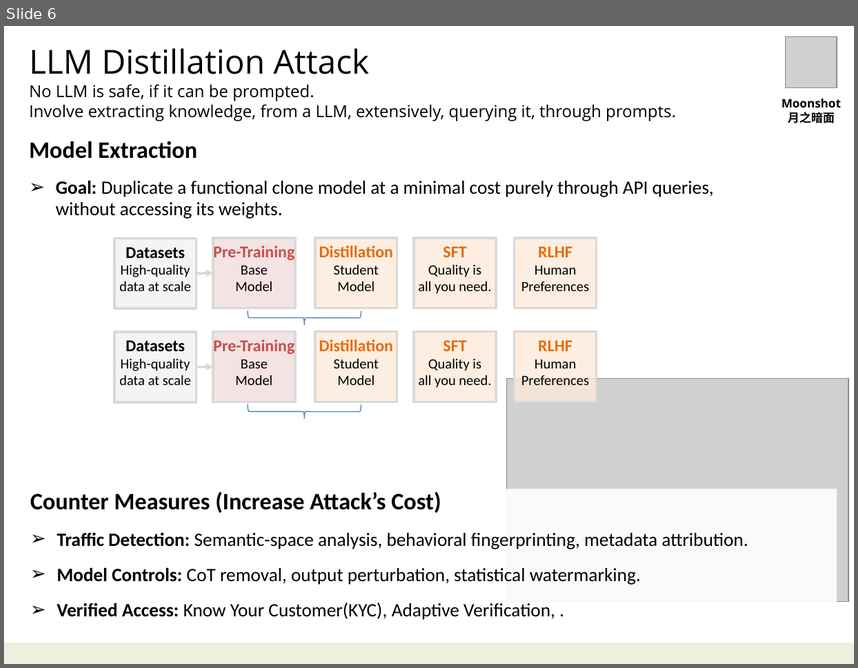
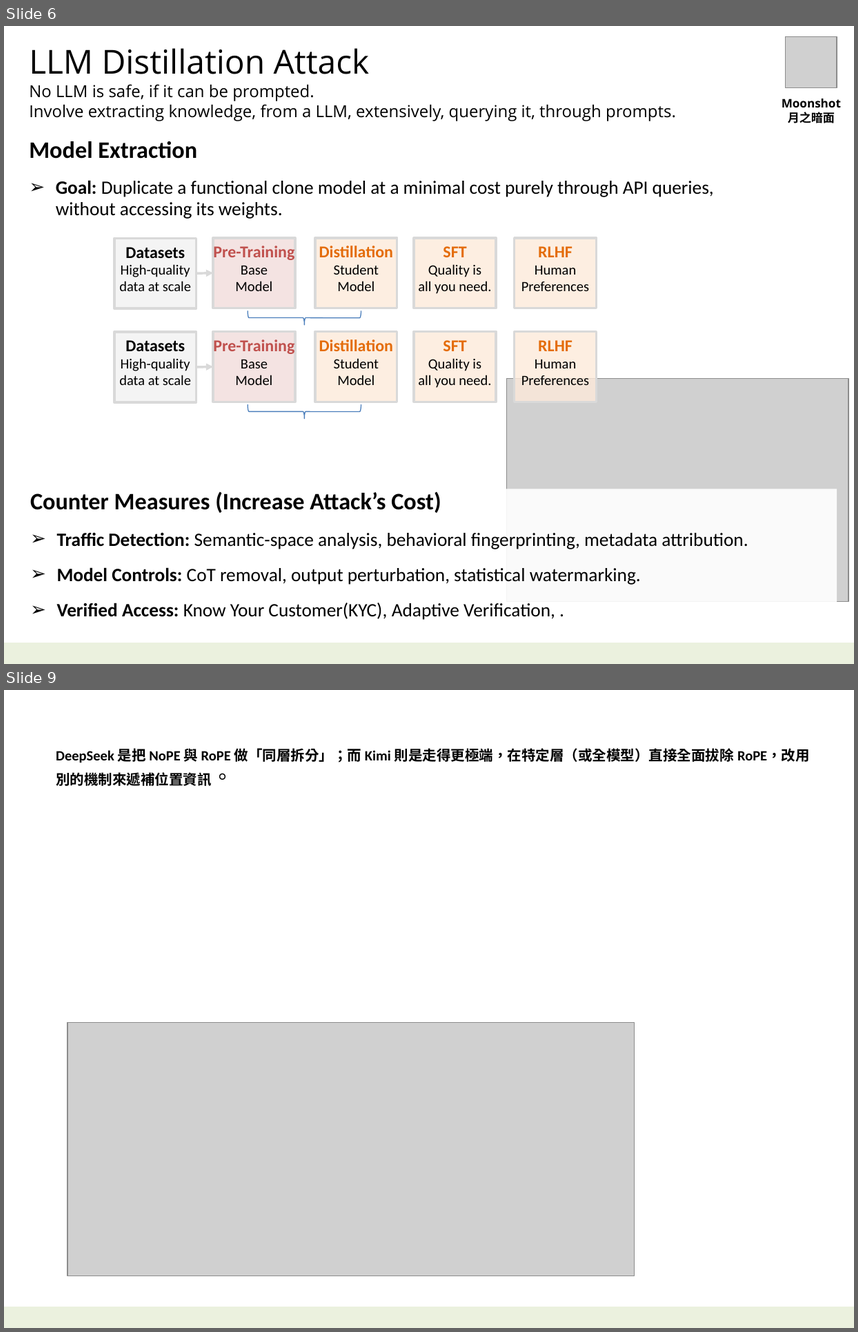
Before and after one commit to navibator/crazy-ai, a slide deck: ai-deepseek.pptx. Shown one above the other, each under a label of ours: slide 6 before the commit, slides 6 and 9 after it; the slides between them are not shown. The pictures are 858x668 and 858x1332 pixels, drawn with LibreOffice and Linux fonts; fonts in the diff are those of the drawing; grey boxes stand for pictures. Boxes give left, top, right and bottom in pixels: in the first picture for what was removed or moved away, otherwise in the second. Text is boxed around its words. In the diff, an @@ line names an element or a change of style, - is before the commit and + after.

```diff
--- a/ai-deepseek.pptx
+++ b/ai-deepseek.pptx
@@ slide 9 added at (x1=4, y1=690, x2=854, y2=1328), background #FFFFFF; not listed: 1 template element that a slide beside it also shows @@
@@ text added at (x1=56, y1=748, x2=810, y2=786), 12 pt, text #000000, bold @@
+DeepSeek 是把 NoPE 與 RoPE 做「同層拆分」；而 Kimi 則是走得更極端，在特定層（或全模型）直接全面拔除 RoPE，改用別的機制來遞補位置資訊。
@@ picture added at (x1=67, y1=1023, x2=635, y2=1276) @@
```
Also in this commit, not shown: 2 other slides added, 2 other files.
